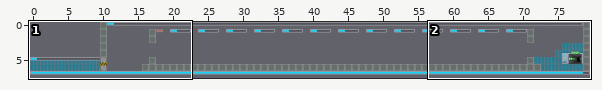
Tiled map -- maps/tieldmaps/world3/solo/themagnet/09.tmx. Above: a wide view before the commit, with the close-up outlined.
Close-up. As it was:
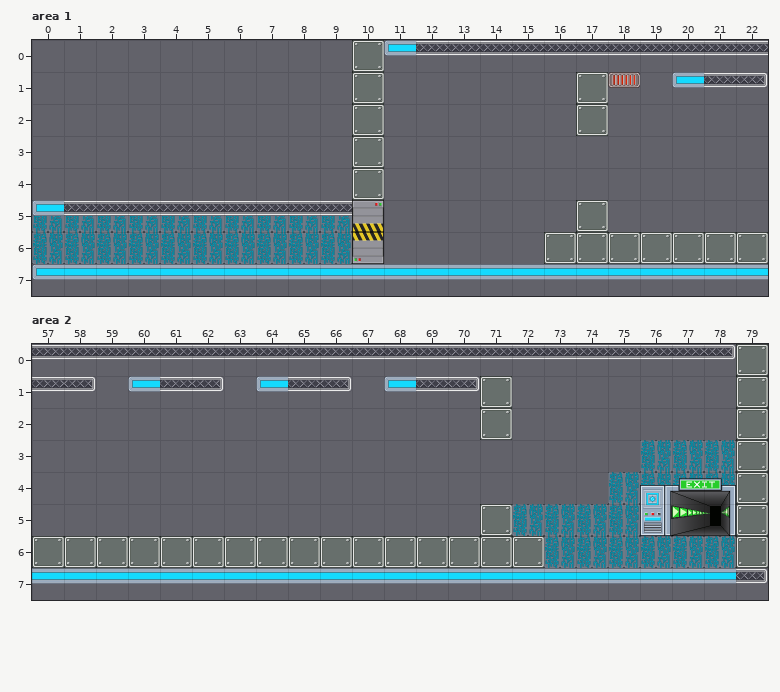
Cells are 64x64 px. Shown: area 1 x 0..22, y 0..7; area 2 x 57..79, y 0..7. Tiles whose own drawing changed are shown in their newer look in all pictures.
After:
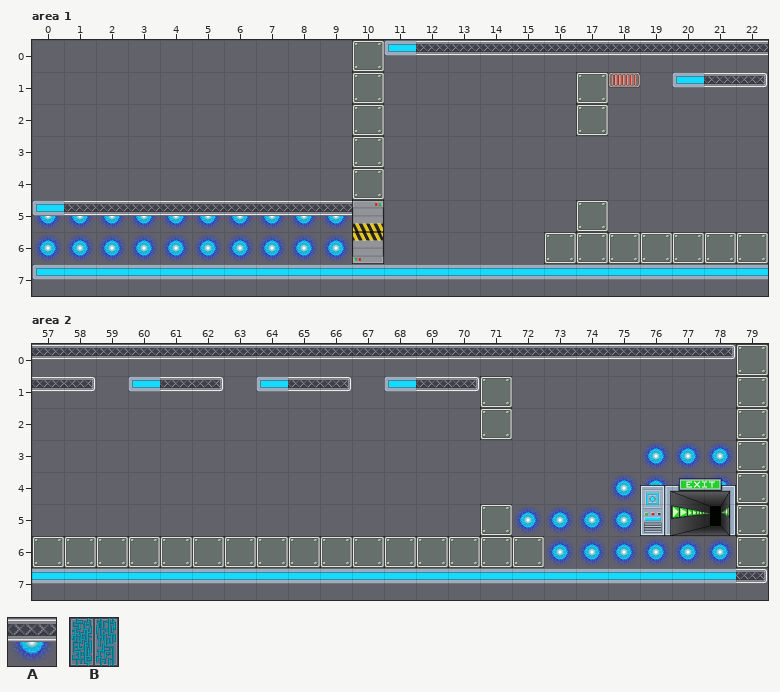
Key: from "lampe1": A 0; from "mur2": B 0.
_ is an empty cell.
See-through tiles are keyed as they look on the map.
The exact change:
{"where": "layer \"foreground\", area 1"}
{"y":5,"x":0,"old":"BBBBBBBBBB","new":"AAAAAAAAAA"}
{"y":6,"x":0,"old":"BBBBBBBBBB","new":"AAAAAAAAAA"}
{"where": "layer \"foreground\", area 2"}
{"y":3,"x":76,"old":"BBB","new":"AAA"}
{"y":4,"x":75,"old":"BBBB","new":"AAAA"}
{"y":5,"x":72,"old":"BBBB","new":"AAAA"}
{"y":6,"x":73,"old":"BBBBBB","new":"AAAAAA"}
{"label":"changed","picture_box":[32,200,352,264]}
{"label":"changed","picture_box":[512,440,736,568]}
